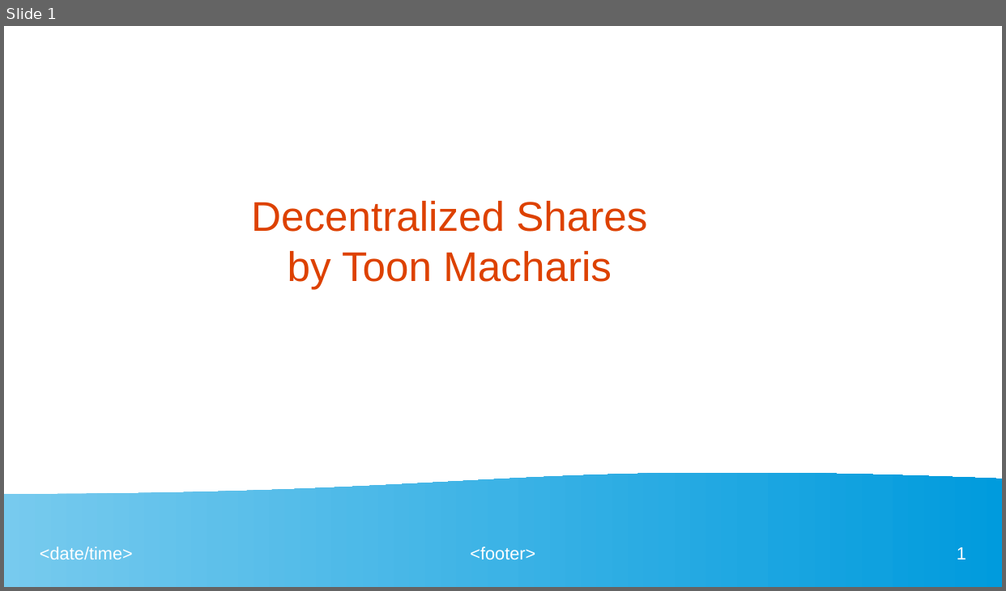
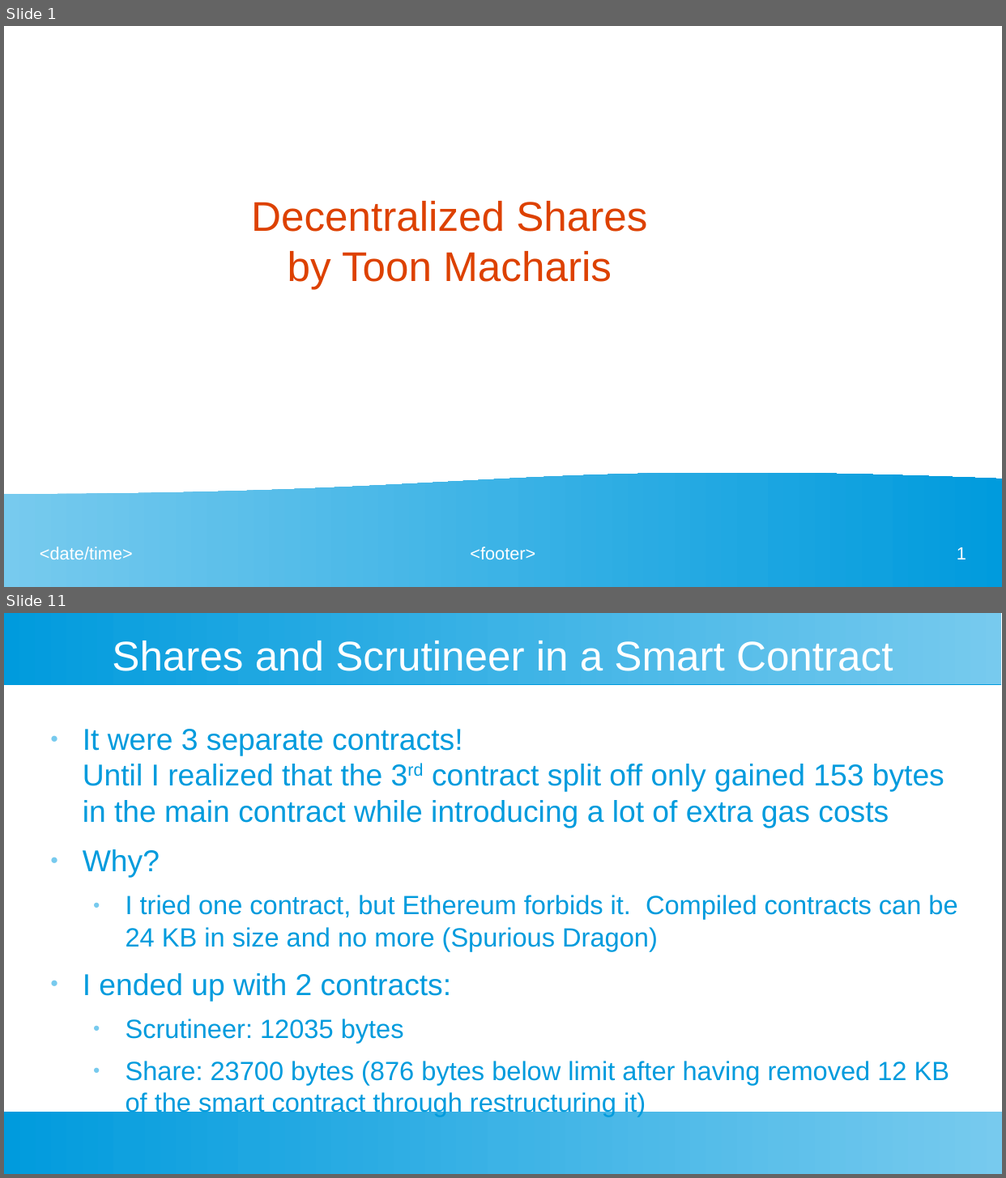
Before and after one commit to toongeorges/cryptoshares, a slide deck: design.odp. Shown one above the other, each under a label of ours: slide 1 before the commit, slides 1 and 11 after it; the slides between them are not shown. The pictures are 1006x591 and 1006x1178 pixels, drawn with LibreOffice and Linux fonts; fonts in the diff are those of the drawing. Boxes give left, top, right and bottom in pixels: in the first picture for what was removed or moved away, otherwise in the second. Text is boxed around its words. In the diff, an @@ line names an element or a change of style, - is before the commit and + after.

```diff
--- a/design.odp
+++ b/design.odp
@@ slide 11 added at [4,613,1002,1174], background #FFFFFF @@
@@ rectangle added at [4,613,1002,684], fill gradient #77CAEE to #75C9EE to #73C9ED to #71C8ED to #6FC7ED to #6EC6ED @@
@@ title added at [112,641,893,671], 33 pt, text #FFFFFF @@
+Shares and Scrutineer in a Smart Contract
@@ text added at [83,729,957,1085], 21 pt, text #009BDD @@
+● It were 3 separate contracts!
+  Until I realized that the 3rd contract split off only gained 153 bytes in the main contract while introducing a lot of extra gas costs
+● Why?
+  ● I tried one contract, but Ethereum forbids it. Compiled contracts can be 24 KB in size and no more (Spurious Dragon)
+● I ended up with 2 contracts:
+  ● Scrutineer: 12035 bytes
+  ● Share: 23700 bytes (876 bytes below limit after having removed 12 KB of the smart contract through restructuring it)
@@ rectangle added at [4,1112,1002,1174], fill gradient #77CAEE to #75C9EE to #73C9ED to #71C8ED to #6FC7ED to #6EC6ED @@
```
Also in this commit, not shown: 7 slides changed, 27 other slides added, 1 slide removed.
